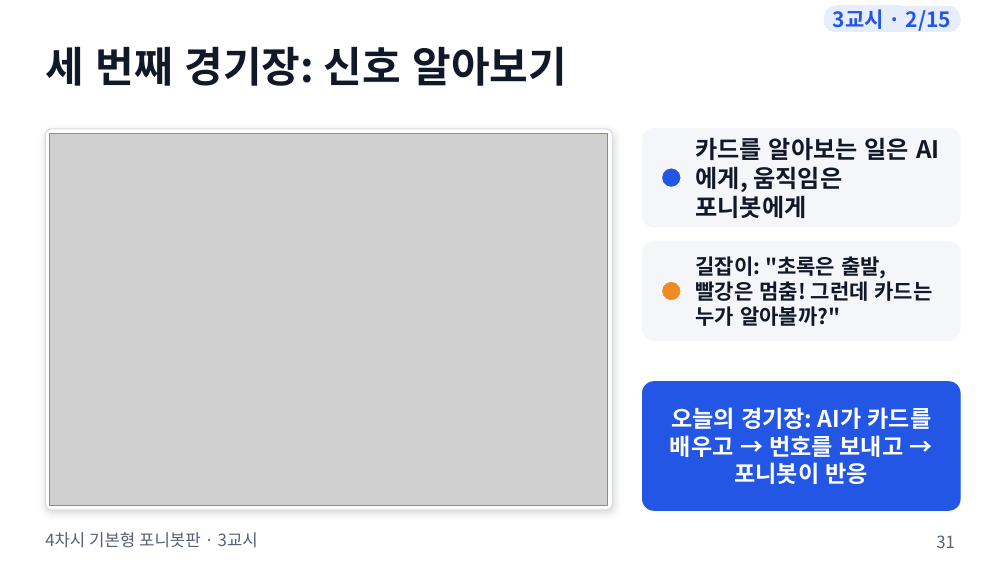
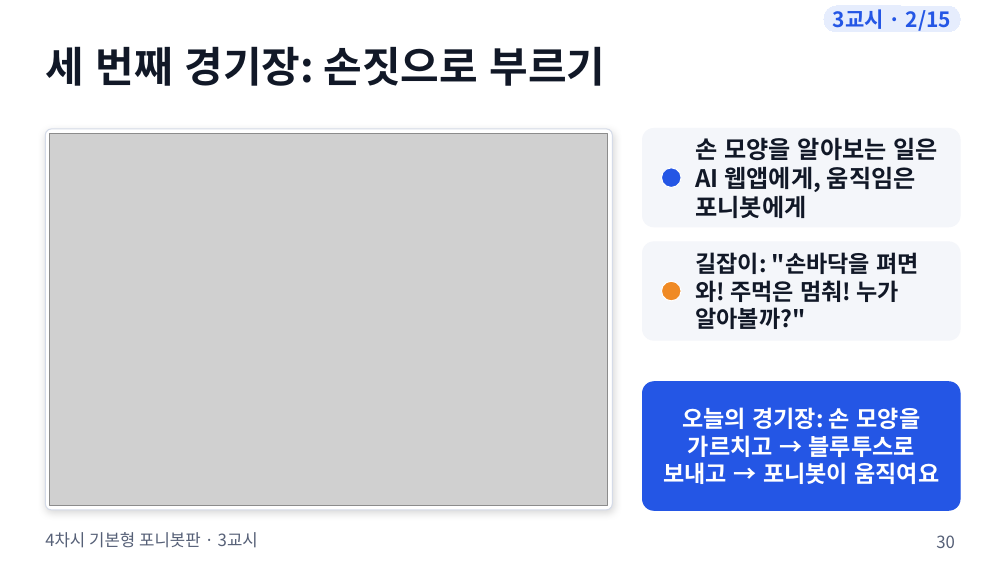
Before and after one commit to boundaryx01-uniquelife/microbit, a slide deck: slide 30 of bridge/ponybot/materials/포니봇_4차시_기본형/ponybot_4차시_수업슬라이드.pptx (slide 31 before the commit). Drawn at 1008x567 pixels with LibreOffice and Linux fonts; fonts in the diff are those of the drawing; grey boxes stand for pictures. Boxes give left, top, right and bottom in pixels: in the first picture for what was removed or moved away, otherwise in the second. Text is boxed around its words. In the diff, an @@ line names an element or a change of style, - is before the commit and + after.

```diff
--- a/bridge/ponybot/materials/포니봇_4차시_기본형/ponybot_4차시_수업슬라이드.pptx
+++ b/bridge/ponybot/materials/포니봇_4차시_기본형/ponybot_4차시_수업슬라이드.pptx
@@ text at [45,46,606,86]: text changed @@
-세 번째 경기장: 신호 알아보기
+세 번째 경기장: 손짓으로 부르기
@@ text at [695,137,938,218]: text changed @@
-카드를 알아보는 일은 AI에게, 움직임은 포니봇에게
+손 모양을 알아보는 일은 AI 웹앱에게, 움직임은 포니봇에게
@@ text at [695,252,918,329]: text changed; size 20 to 22 pt @@
-길잡이: "초록은 출발, 빨강은 멈춤! 그런데 카드는 누가 알아볼까?"
+길잡이: "손바닥을 펴면 와! 주먹은 멈춰! 누가 알아볼까?"
@@ text at [663,407,939,484]: text changed @@
-오늘의 경기장: AI가 카드를 배우고 → 번호를 보내고 → 포니봇이 반응
+오늘의 경기장: 손 모양을 가르치고 → 블루투스로 보내고 → 포니봇이 움직여요
@@ page number at [936,535,955,548]: text changed @@
-31
+30
```
Also in this commit, not shown: 22 other slides changed, 17 slides added, 18 slides removed, 10 other files.
